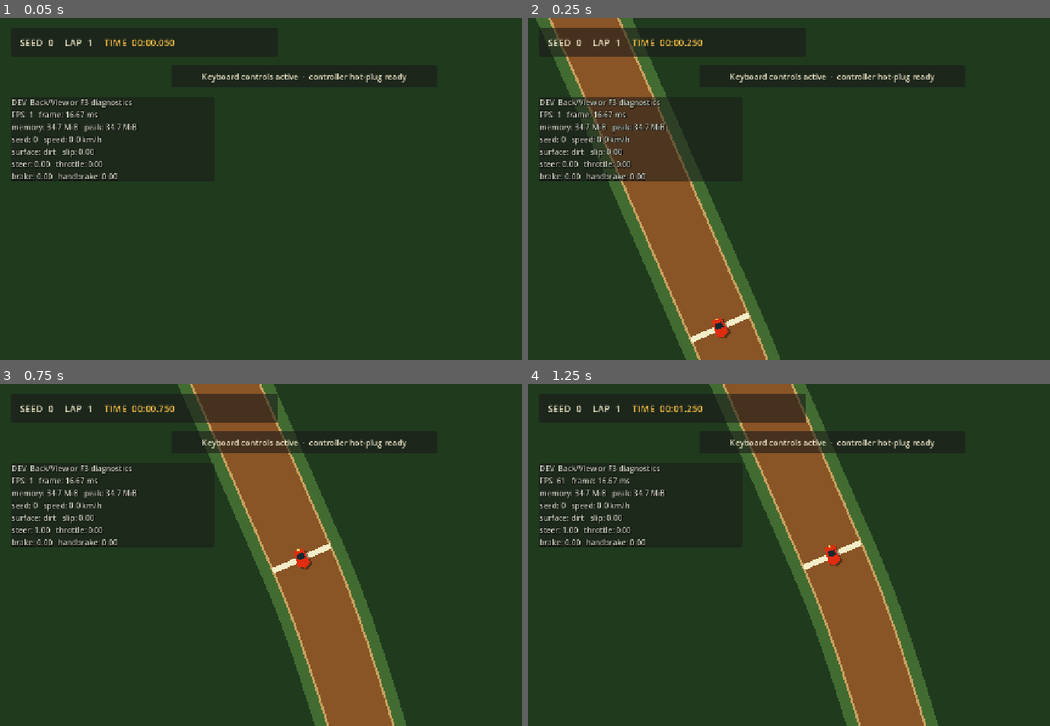
Above: before the commit, frames 1-4 (two rows, left to right).
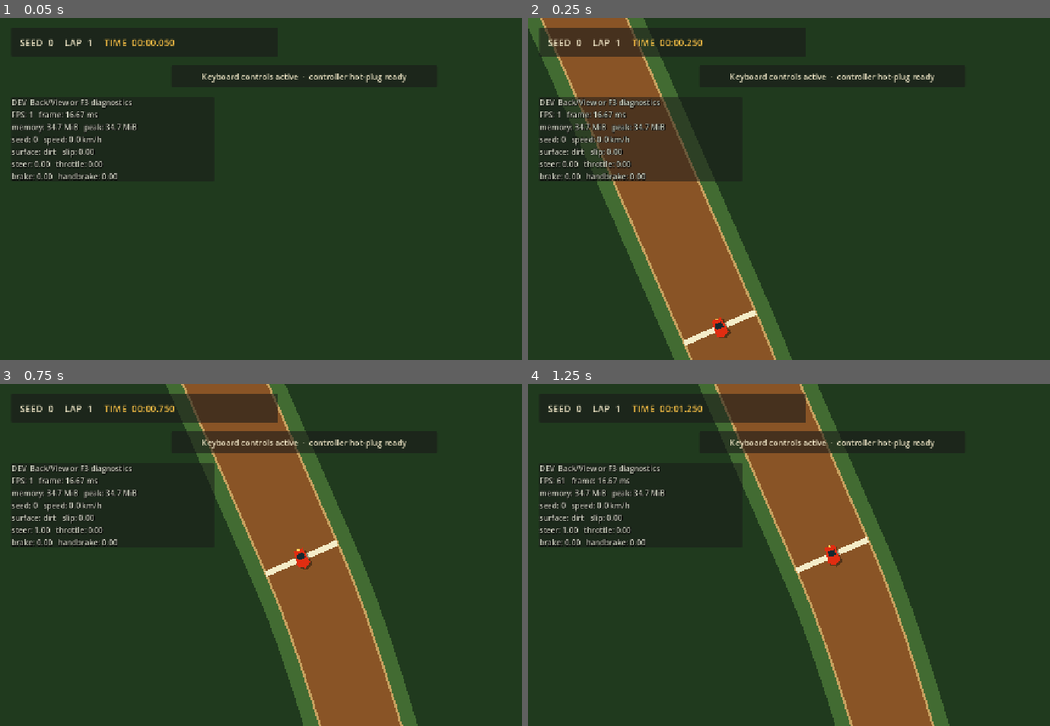
Above: after the commit, the same moments.

Repository: mule/poc-slicksnslide-fest
Game: Godot game, scene res://session/main.tscn
The game is run twice, just before and just after one commit, with the same random seed, the same clock (stepped at 60 frames per second) and the same inputs.
Inputs:
- Up to frame 1 (0.05 s): no input
- Up to frame 2 (0.25 s): no input
- Up to frame 3 (0.75 s): tap Enter (confirm) at 0.5 s; hold D (steer_right) from 0.53 s (still down); hold Enter (confirm) from 0.53 s (still down)
- Up to frame 4 (1.25 s): keep holding D (steer_right); keep holding Enter (confirm)

Frame 1 is identical in both runs. In frame 2, 6.9% of the frame differs, in the area x 0-51%, y 0-100%; in frame 3, 7.8%; in frame 4, 7.9%, in the area x 32-81%, y 0-100%.

Commit message:
feat: widen the circuit to 200-280 px

Diff:
--- a/tests/track_generator_test.gd
+++ b/tests/track_generator_test.gd
@@ -6,8 +6,8 @@
 const TRACK_RUNTIME_PATH := "res://track/track_runtime.gd"
 const TrackGeneratorScript := preload("res://track/track_generator.gd")
 
-const EXPECTED_MIN_WIDTH := 125.0
-const EXPECTED_MAX_WIDTH := 175.0
+const EXPECTED_MIN_WIDTH := 200.0
+const EXPECTED_MAX_WIDTH := 280.0
 const EXPECTED_MIN_LAP_LENGTH := 25000.0
 const EXPECTED_MAX_LAP_LENGTH := 37500.0
 const EXPECTED_MAX_CURVATURE := 0.005
--- a/track/track_generator.gd
+++ b/track/track_generator.gd
@@ -6,8 +6,8 @@
 const DEFAULT_MAX_ATTEMPTS := 30
 const SAMPLE_SPACING := 25.0
 const CHECKPOINT_COUNT := 8
-const MIN_WIDTH := 125.0
-const MAX_WIDTH := 175.0
+const MIN_WIDTH := 200.0
+const MAX_WIDTH := 280.0
 const MIN_LAP_LENGTH := 25000.0
 const MAX_LAP_LENGTH := 37500.0
 const MAX_CURVATURE := 0.005
@@ -21,7 +21,7 @@
 
 const FALLBACK_HALF_STRAIGHT := 3728.0
 const FALLBACK_RADIUS := 2600.0
-const FALLBACK_WIDTH := 150.0
+const FALLBACK_WIDTH := 240.0
 
 ## Runoff beyond the track's own bounds before the containment boundary. Sized so a car that
 ## leaves the circuit has roughly 1.5 viewport widths to recover in before meeting anything solid.
@@ -36,7 +36,7 @@
 	var last_reason := "candidate_not_generated"
 	for attempt in range(1, maximum_attempts + 1):
 		var target_lap_length := rng.randf_range(MIN_LAP_LENGTH, MAX_LAP_LENGTH)
-		var width := float(rng.randi_range(25, 35) * 5)
+		var width := float(rng.randi_range(int(MIN_WIDTH / 5.0), int(MAX_WIDTH / 5.0)) * 5)
 		var centerline := _sample_loop(rng, target_lap_length)
 		var candidate = _build_definition(requested_seed, centerline, width)
 		candidate.generation_attempts = attempt
